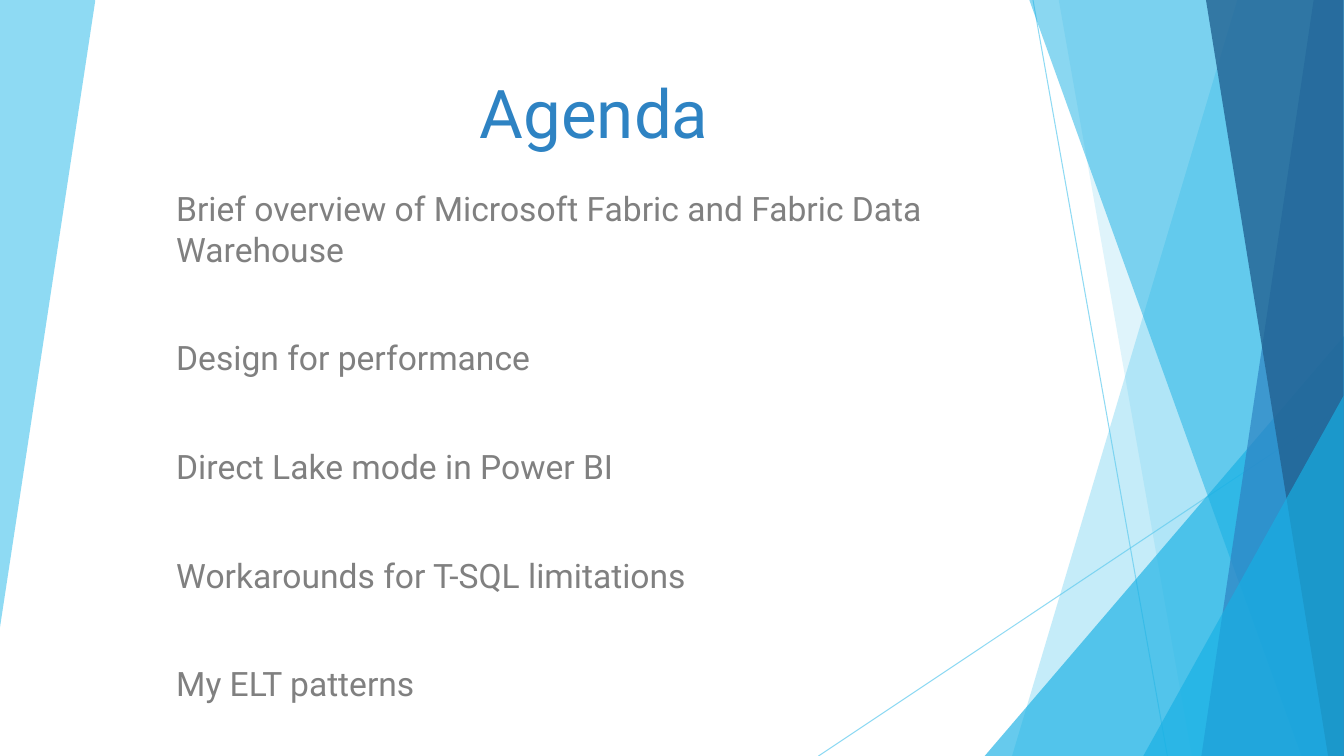
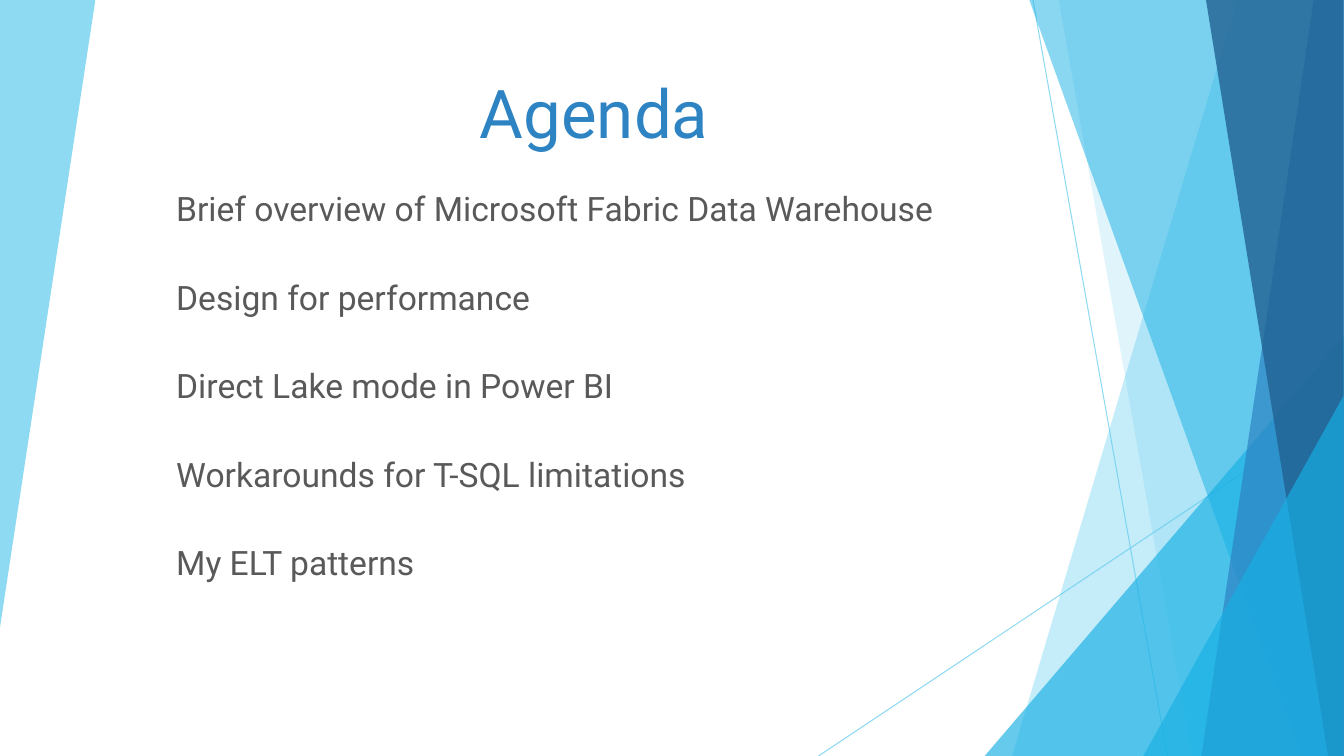
Before and after one commit to DrJekyll325/Presentations, a slide deck: slide 3 of Microsoft Fabric/Tips and Tricks for Microsoft Fabric Data Warehouse/20250717 - Nashville Power BI User Group - Tips and Tricks for Microsoft Fabric Data Warehouse.pptx. Drawn at 1344x756 pixels with LibreOffice and Linux fonts; fonts in the diff are those of the drawing. Boxes give left, top, right and bottom in pixels: in the first picture for what was removed or moved away, otherwise in the second. Text is boxed around its words. In the diff, an @@ line names an element or a change of style, - is before the commit and + after.

Commit message:
Updated for Nashville Power BI User Group

```diff
--- a/Microsoft Fabric/Tips and Tricks for Microsoft Fabric Data Warehouse/20250717 - Nashville Power BI User Group - Tips and Tricks for Microsoft Fabric Data Warehouse.pptx
+++ b/Microsoft Fabric/Tips and Tricks for Microsoft Fabric Data Warehouse/20250717 - Nashville Power BI User Group - Tips and Tricks for Microsoft Fabric Data Warehouse.pptx
@@ subtitle at <box>176,195,933,222</box>: text changed; text colour #808080 to #595959 @@
-Brief overview of Microsoft Fabric and Fabric Data Warehouse
+Brief overview of Microsoft Fabric Data Warehouse
@@ subtitle at <box>176,284,685,582</box>: text colour #808080 to #595959 in "Design for performance", "Direct Lake mode in Power BI", "Workarounds for T-SQL limitations", "My ELT patterns" @@
```
Also in this commit, not shown: 19 other slides changed, 3 slides added, 1 slide removed.
